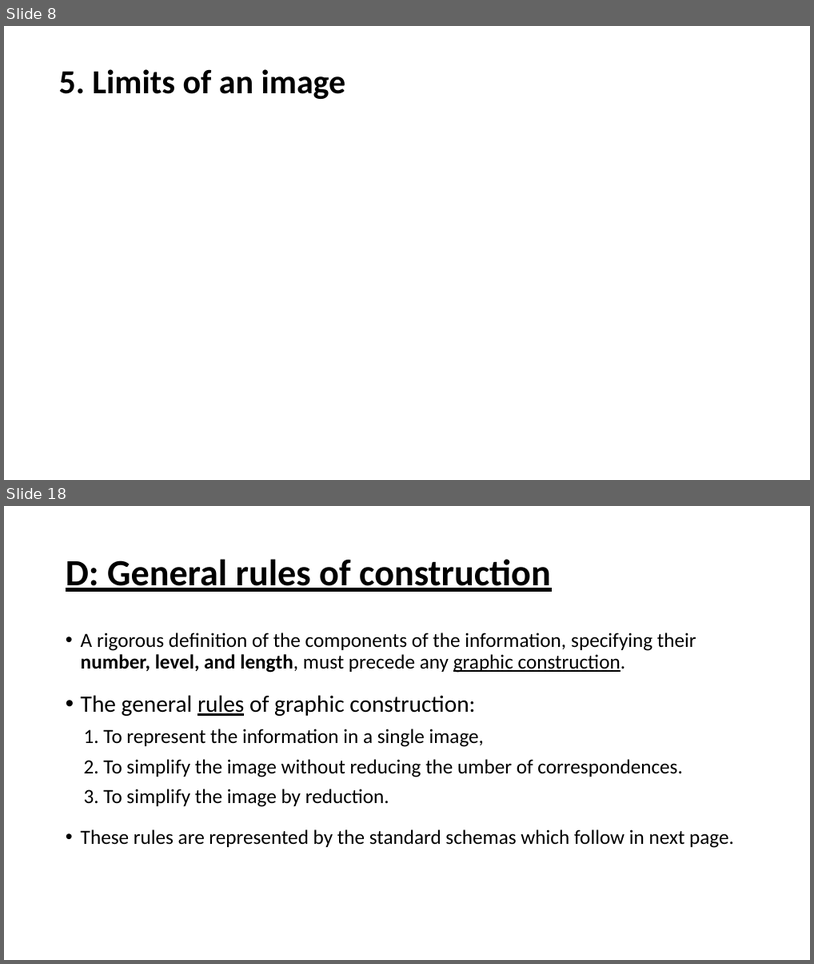
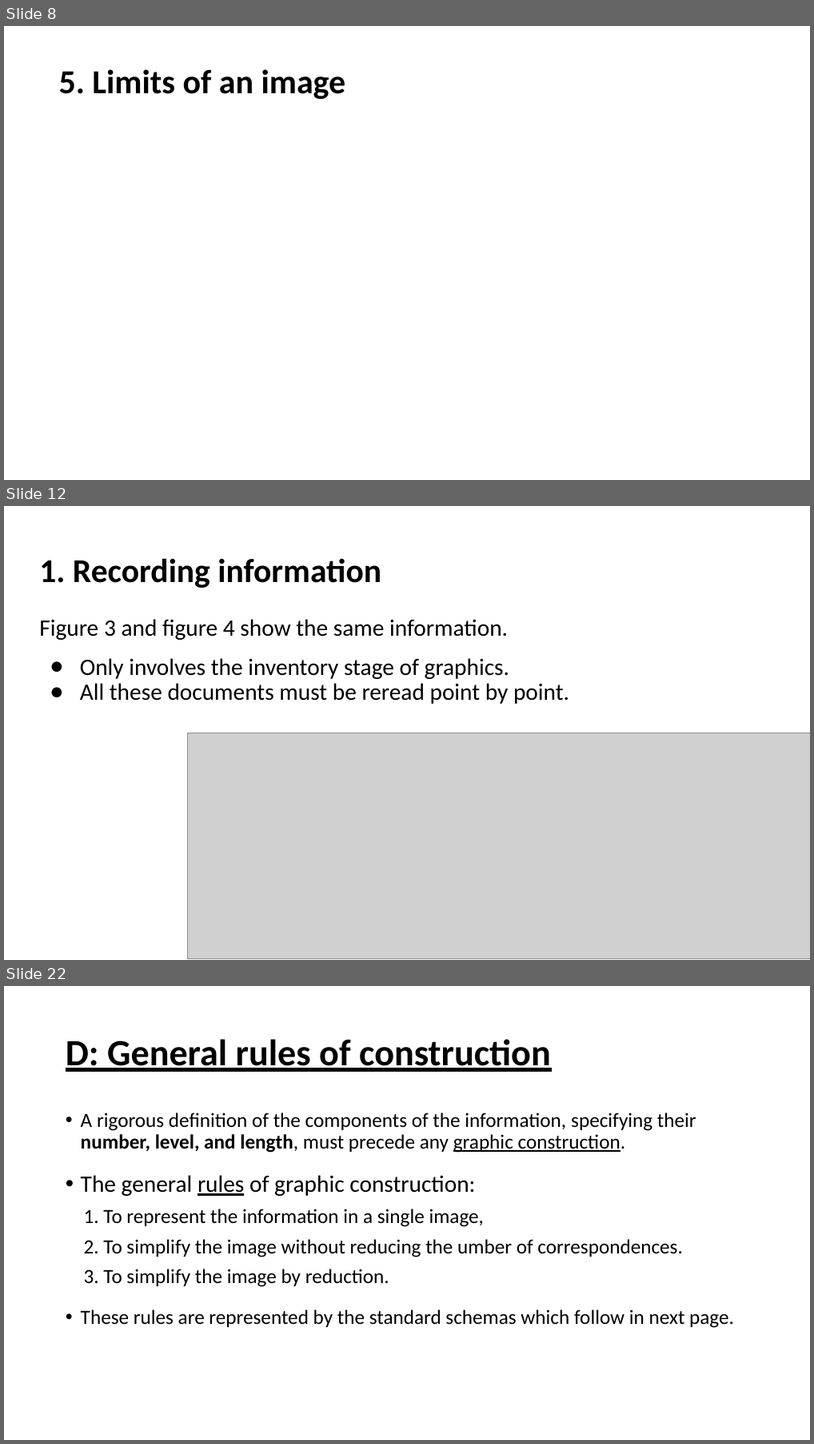
Before and after one commit to Jiaxin-yyjx/Visualization-D3.js-Lab, a slide deck: midterm/SoMSummery.pptx. Shown one above the other, each under a label of ours: slides 8 and 18 before the commit, slides 8, 12 and 22 after it; the slides between them are not shown. The pictures are 814x964 and 814x1444 pixels, drawn with LibreOffice and Linux fonts; fonts in the diff are those of the drawing; grey boxes stand for pictures. Boxes give left, top, right and bottom in pixels: in the first picture for what was removed or moved away, otherwise in the second. Text is boxed around its words. In the diff, an @@ line names an element or a change of style, - is before the commit and + after.

```diff
--- a/midterm/SoMSummery.pptx
+++ b/midterm/SoMSummery.pptx
@@ slide 12 added at bbox=[4, 506, 810, 960], background #FFFFFF @@
@@ title added at bbox=[39, 558, 382, 588], 39.6 pt, text #000000, bold @@
+1. Recording information
@@ text added at bbox=[39, 619, 570, 704], 28 pt, text #000000 @@
+Figure 3 and figure 4 show the same information.
+● Only involves the inventory stage of graphics.
+● All these documents must be reread point by point.
@@ picture added at bbox=[188, 733, 810, 959] @@
@@ what was slide 18 is now slide 22 @@
```
Also in this commit, not shown: 1 slide changed, 10 other slides added, 7 slides removed, 1 other file.
